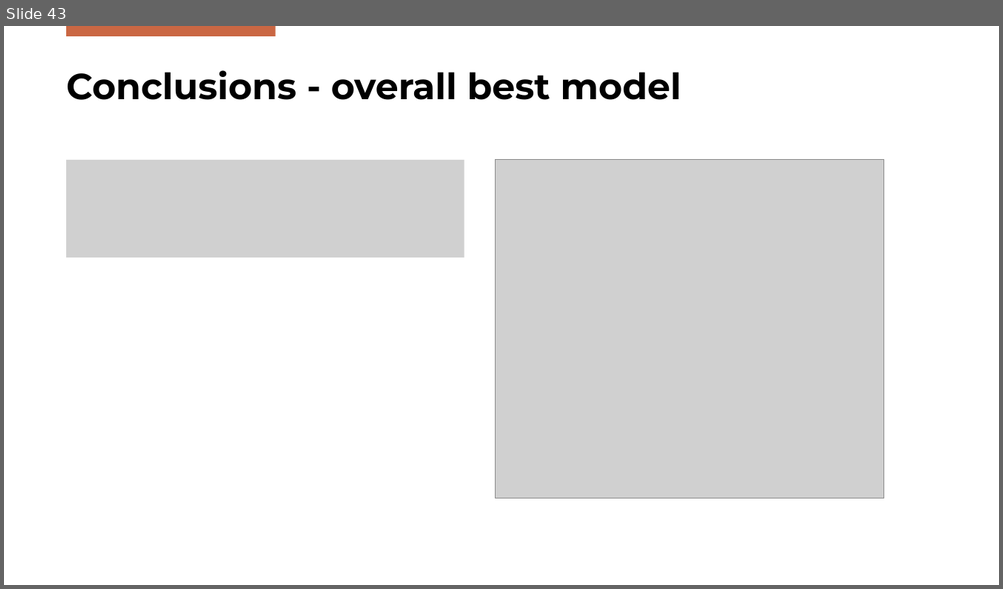
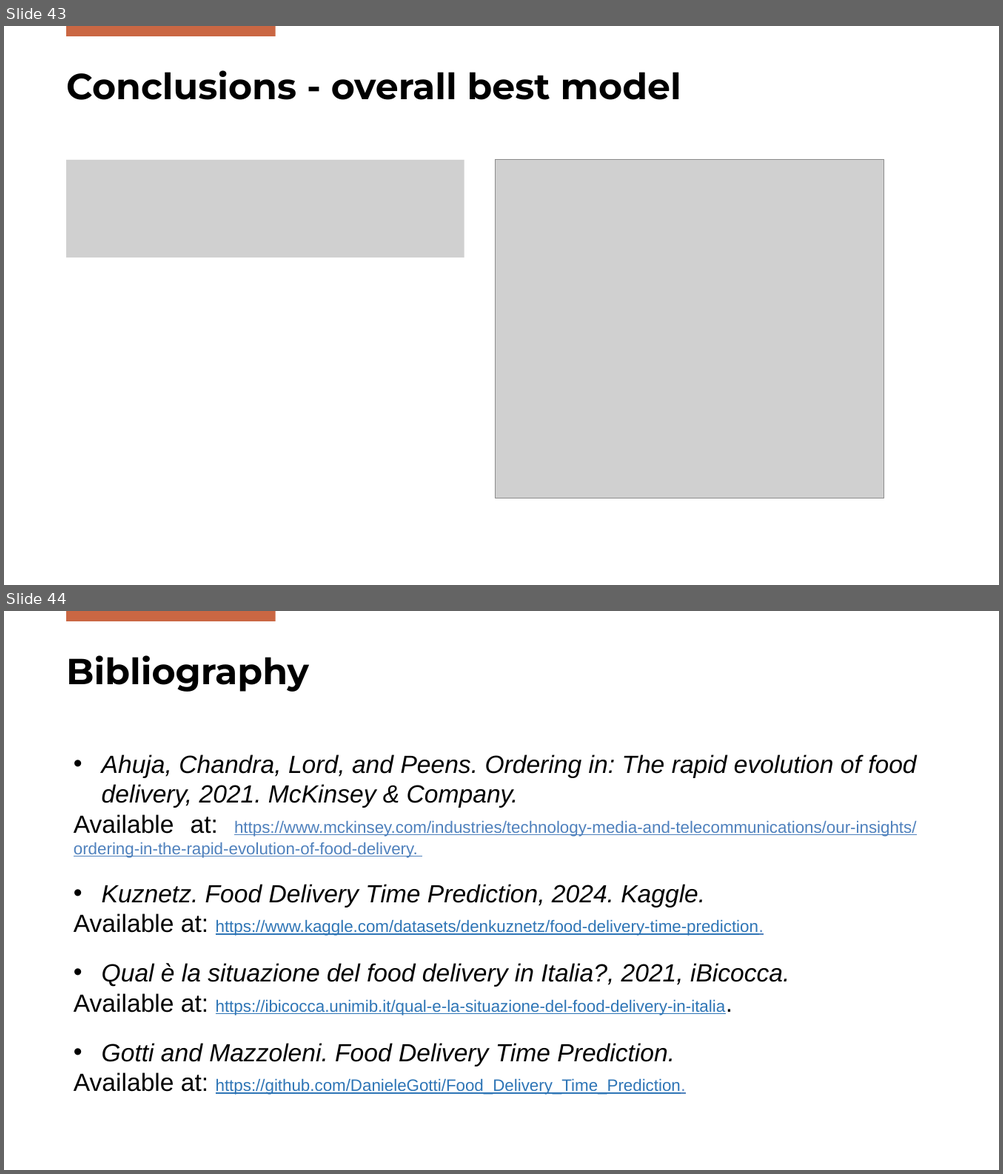
Before and after one commit to DanieleGotti/Food_Delivery_Time_Prediction, a slide deck: Presentation_Gotti_Mazzoleni.pptx. Shown one above the other, each under a label of ours: slide 43 before the commit, slides 43 and 44 after it. The pictures are 1003x589 and 1003x1174 pixels, drawn with LibreOffice and Linux fonts; fonts in the diff are those of the drawing; grey boxes stand for pictures; background and template pictures are left out. Boxes give left, top, right and bottom in pixels: in the first picture for what was removed or moved away, otherwise in the second. Text is boxed around its words. In the diff, an @@ line names an element or a change of style, - is before the commit and + after.

```diff
--- a/Presentation_Gotti_Mazzoleni.pptx
+++ b/Presentation_Gotti_Mazzoleni.pptx
@@ slide 44 added at bbox=[4, 611, 999, 1170], background #FFFFFF; not listed: 1 template element that a slide beside it also shows @@
@@ title added at bbox=[66, 655, 309, 692], 35 pt, text #000000, bold @@
+Bibliography
@@ text added at bbox=[74, 755, 916, 1095], 16 pt, text #000000, underline @@
+• Ahuja, Chandra, Lord, and Peens. Ordering in: The rapid evolution of food delivery, 2021. McKinsey & Company.
+Available at: https://www.mckinsey.com/industries/technology-media-and-telecommunications/our-insights/ordering-in-the-rapid-evolution-of-food-delivery.
+• Kuznetz. Food Delivery Time Prediction, 2024. Kaggle.
+Available at: https://www.kaggle.com/datasets/denkuznetz/food-delivery-time-prediction.
+• Qual è la situazione del food delivery in Italia?, 2021, iBicocca.
+Available at: https://ibicocca.unimib.it/qual-e-la-situazione-del-food-delivery-in-italia.
+• Gotti and Mazzoleni. Food Delivery Time Prediction.
+Available at: https://github.com/DanieleGotti/Food_Delivery_Time_Prediction.
```
Also in this commit, not shown: 6 slides changed.
